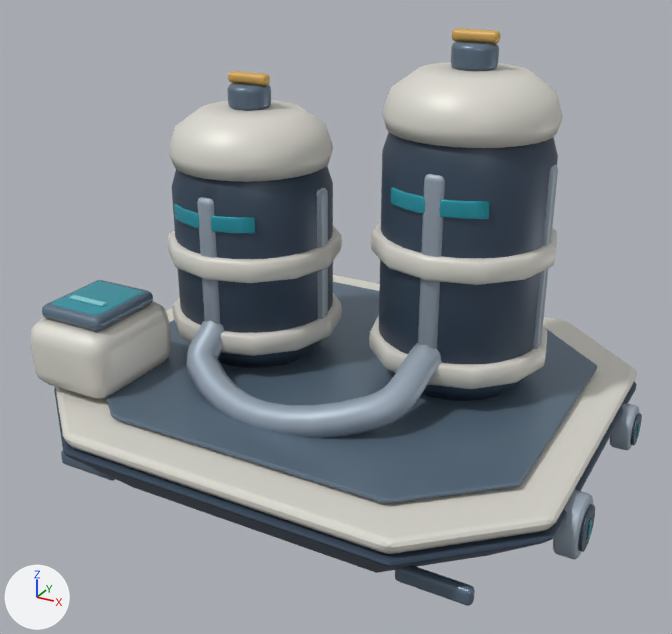
Before and after pictures for a commit that changed the glTF model space-battleship/assets/galaxy/v3/buildings/heavy_element_refinery/heavy_element_refinery_lv1.glb.
Before and after are seen from a 50 mm camera at (4.58, -8.59, 5.84) aimed at (0.03, -0.32, 1.71). The lights are fixed; the arrows at lower left show +X, +Y and +Z. The older version comes first. Where no turn or scale is listed for an object, it has been applied to the vertices. Vertices at exactly the same position are counted once.

The first picture shows 'Structure'.
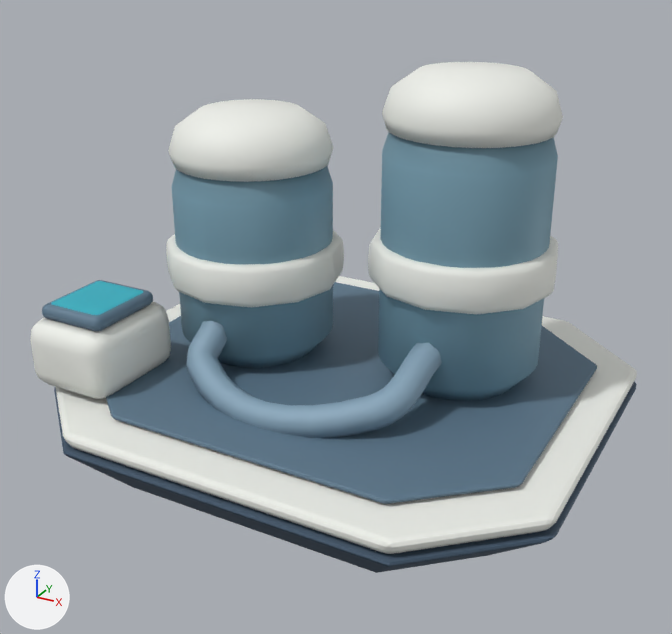
Boxes [x1, y1, x2, y2] around the edits, measured in the pictures (672 x 634 px):
'Structure', reshaped (12% shorter)
    before: [31, 28, 642, 606]
    after: [31, 62, 637, 573]
part 1 of me_floatingnavyhull_010, rebuilt (34% taller)
    before: [168, 226, 342, 283]
    after: [166, 230, 344, 307]
part 2 of me_floatingnavyhull_010, rebuilt (33% taller)
    before: [371, 220, 557, 285]
    after: [368, 227, 558, 314]
part 3 of me_floatingnavyhull_010, deleted
    before: [61, 28, 642, 606]
part 4 of me_floatingnavyhull_010, recoloured
    both: [31, 62, 637, 570]
part 5 of me_floatingnavyhull_010, recoloured (lighter)
    both: [172, 132, 558, 401]

Diff of the bpy script that builds the scene:
```diff
--- a/space-battleship/assets/galaxy/v3/buildings/heavy_element_refinery/heavy_element_refinery_lv1.glb.py
+++ b/space-battleship/assets/galaxy/v3/buildings/heavy_element_refinery/heavy_element_refinery_lv1.glb.py
@@ mat_galaxytoonpressure @@
+mat_galaxytoonpressure = bpy.data.materials.new('GalaxyToonPressure')
+mat_galaxytoonpressure.use_nodes = True; mat_galaxytoonpressure.node_tree.nodes.clear()
+_N = mat_galaxytoonpressure.node_tree.nodes; _L = mat_galaxytoonpressure.node_tree.links
+n0 = _N.new('ShaderNodeBsdfPrincipled'); n0.name = 'Principled BSDF'
+n0.inputs[1].default_value = 0.1  # 'Metallic'
+n0.inputs[2].default_value = 0.58  # 'Roughness'
+n1 = _N.new('ShaderNodeOutputMaterial'); n1.name = 'Material Output'
+n2 = _N.new('ShaderNodeVertexColor'); n2.name = 'Color Attribute'
+_L.new(n0.outputs[0], n1.inputs[0])  # 'BSDF' to 'Surface'
+_L.new(n2.outputs[0], n0.inputs[0])  # 'Color' to 'Base Color'
@@ me_floatingnavyhull_010 @@
 # used by ob_structure; location = (0.0, 0.0, 0.0)
-me_floatingnavyhull_010.from_pydata(...)  # 5884 vertices, 11548 faces; spans x -3.18..3.18, y -2.7..2.7, z 0.0..4.75
+me_floatingnavyhull_010.from_pydata(...)  # 1952 vertices, 3824 faces; spans x -3.0..3.0, y -2.7..2.7, z 0.0..4.4
+# me_floatingnavyhull_010 part 1: the loose piece of 156 vertices spanning x -2.24..-0.21, y -1.01..1.01, z 2.14..2.4 is rebuilt with 156 vertices and now spans x -2.26..-0.18, y -1.04..1.04, z 1.86..2.34
+# me_floatingnavyhull_010 part 2: the loose piece of 144 vertices spanning x 0.2..2.2, y -0.59..1.42, z 2.43..2.69 is rebuilt with 144 vertices and now spans x 0.17..2.23, y -0.61..1.45, z 2.12..2.6
+# me_floatingnavyhull_010 part 3: 31 loose pieces with 3932 vertices, spanning x -3.18..3.18, y -2.23..1.42, z 0.09..4.75, are deleted
+# me_floatingnavyhull_010 part 4: 3248 kept faces spanning x -3.0..3.0, y -2.7..2.7, z 0.0..4.4 get new vertex colours
+# me_floatingnavyhull_010 part 5: 720 faces spanning x -2.13..2.1, y -0.91..1.32, z 0.93..4.15 switch from mat_galaxytoonnavy to mat_galaxytoonpressure
 me_floatingnavyhull_010.materials.append(mat_galaxytoonarmor)
@@ me_floatingnavyhull_010 @@
 me_floatingnavyhull_010.materials.append(mat_galaxytoonglass)
-me_floatingnavyhull_010.materials.append(mat_galaxytoonmark)
-me_floatingnavyhull_010.materials.append(mat_galaxytoonreflection)
```
